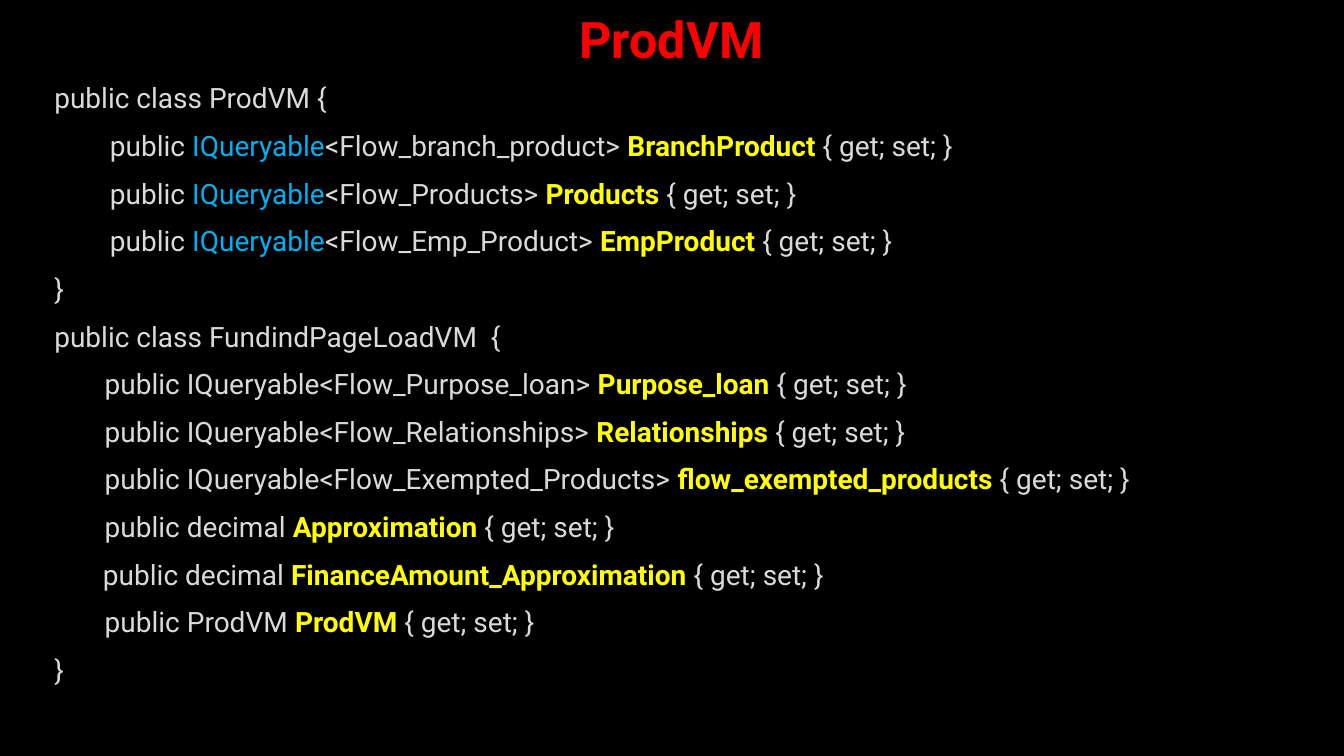
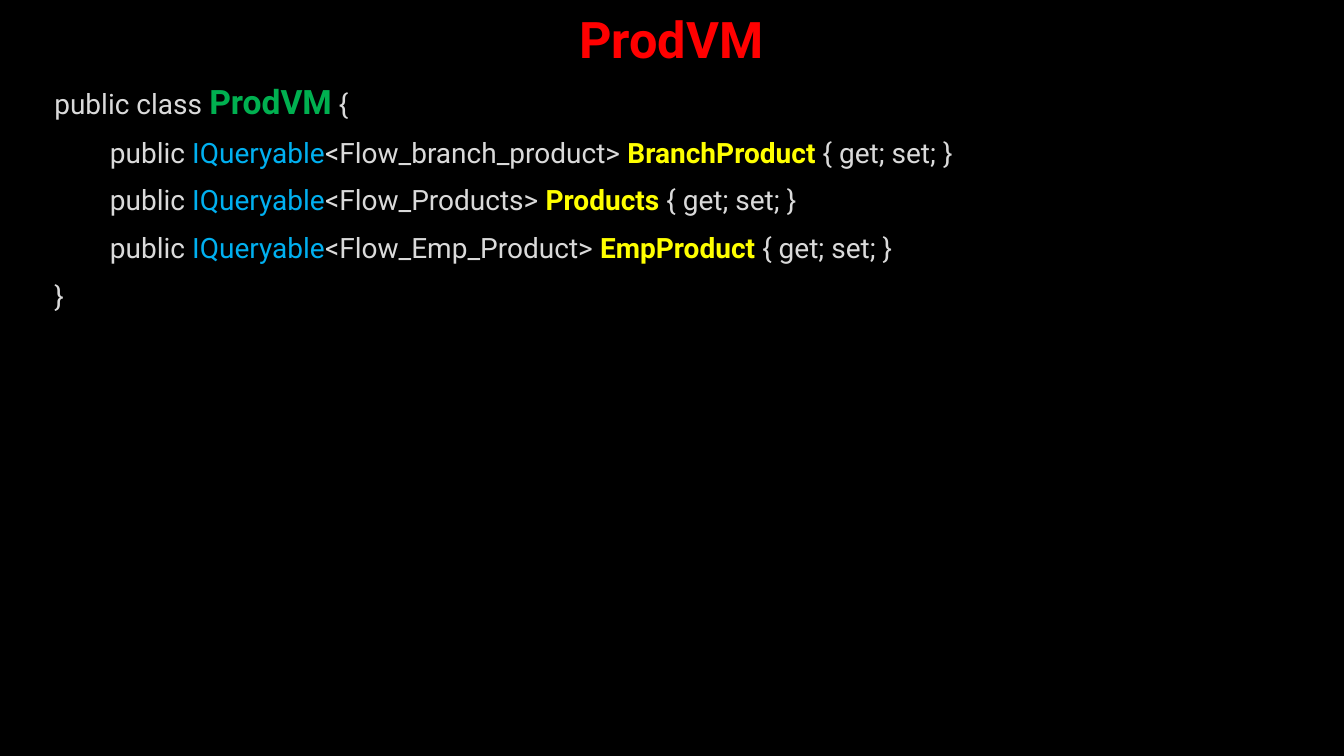
Before and after one commit to AhmedMohamedSamir1/Summary, a slide deck: slide 93 of Dot Net/Business.pptx (slide 78 before the commit). Drawn at 1344x756 pixels with LibreOffice and Linux fonts; fonts in the diff are those of the drawing; background and template pictures are left out. Boxes give left, top, right and bottom in pixels: in the first picture for what was removed or moved away, otherwise in the second. Text is boxed around its words. In the diff, an @@ line names an element or a change of style, - is before the commit and + after.

```diff
--- a/Dot Net/Business.pptx
+++ b/Dot Net/Business.pptx
@@ text at (x1=54, y1=89, x2=332, y2=120): size 20 to 24 pt, text colour #DADADA to #00B050, bold on in "ProdVM" @@
@@ text at (x1=54, y1=326, x2=1113, y2=638): paragraphs removed @@
-public class FundindPageLoadVM {
-public IQueryable<Flow_Purpose_loan> Purpose_loan { get; set; }
-public IQueryable<Flow_Relationships> Relationships { get; set; }
-public IQueryable<Flow_Exempted_Products> flow_exempted_products { get; set; }
-public decimal Approximation { get; set; }
-public decimal FinanceAmount_Approximation { get; set; }
-public ProdVM ProdVM { get; set; }
-}
```
Also in this commit, not shown: 5 other slides changed, 17 slides added, 4 other files.
